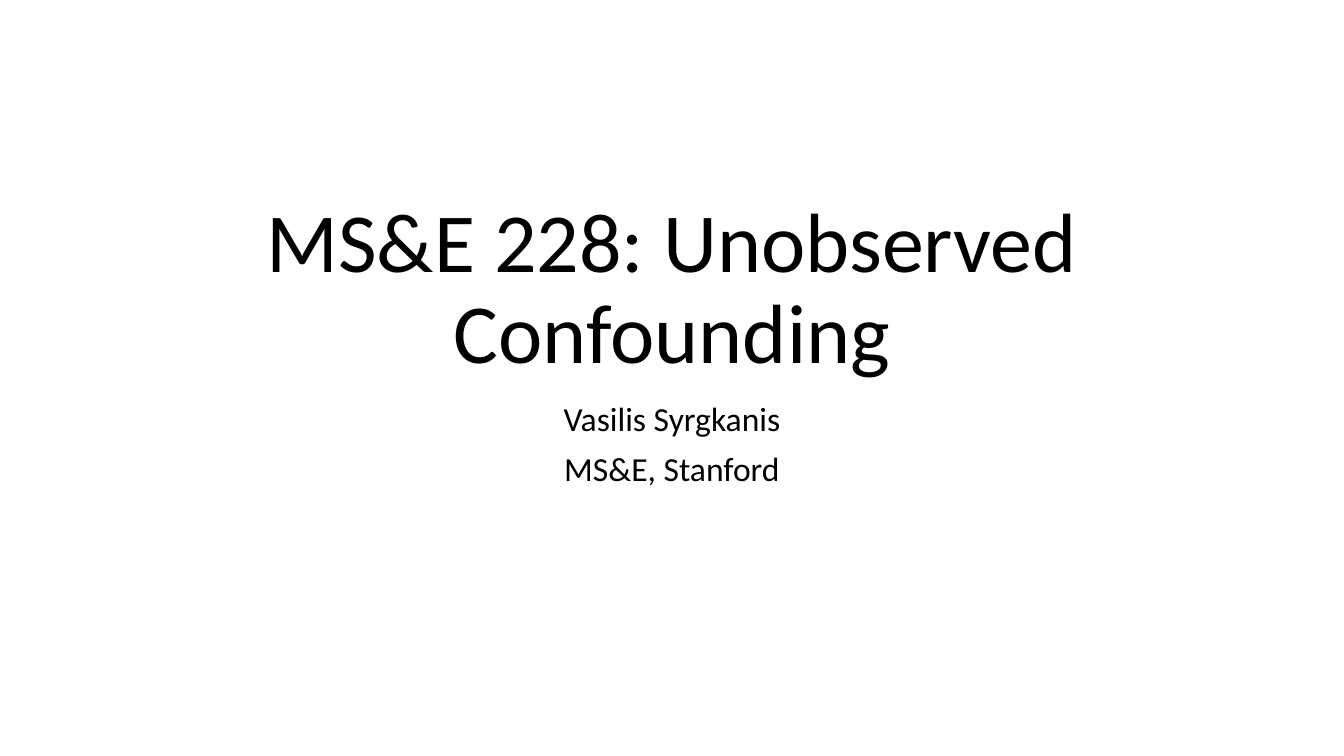
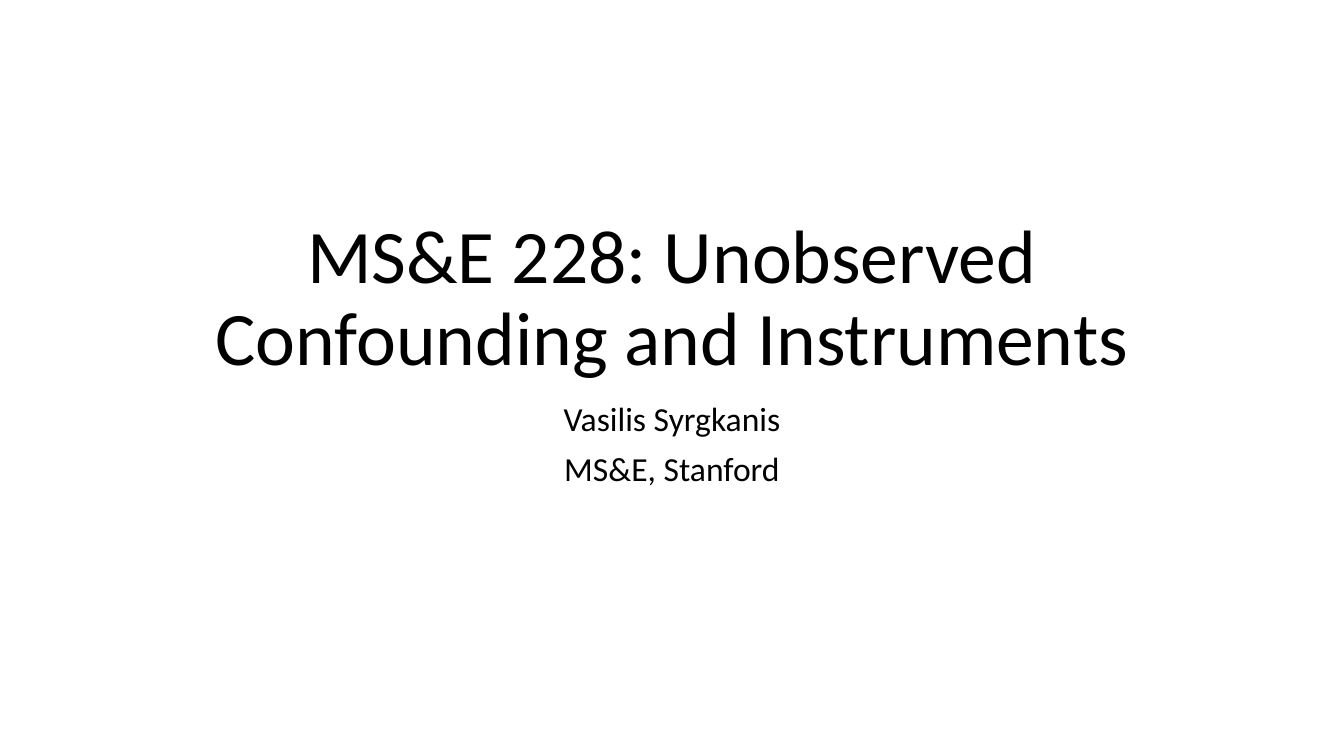
Before and after one commit to stanford-msande228/winter23, a slide deck: slide 1 of MSANDE228_Lecture15_Unobserved_Confounding_and_Instruments.pptx. Drawn at 1344x756 pixels with LibreOffice and Linux fonts; fonts in the diff are those of the drawing. Boxes give left, top, right and bottom in pixels: in the first picture for what was removed or moved away, otherwise in the second. Text is boxed around its words. In the diff, an @@ line names an element or a change of style, - is before the commit and + after.

Commit message:
lectures

```diff
--- a/MSANDE228_Lecture15_Unobserved_Confounding_and_Instruments.pptx
+++ b/MSANDE228_Lecture15_Unobserved_Confounding_and_Instruments.pptx
@@ title at [215, 230, 1127, 378]: text changed; size 60 to 54 pt @@
-MS&E 228: Unobserved Confounding
+MS&E 228: Unobserved Confounding and Instruments
```
Also in this commit, not shown: 2 other files.
